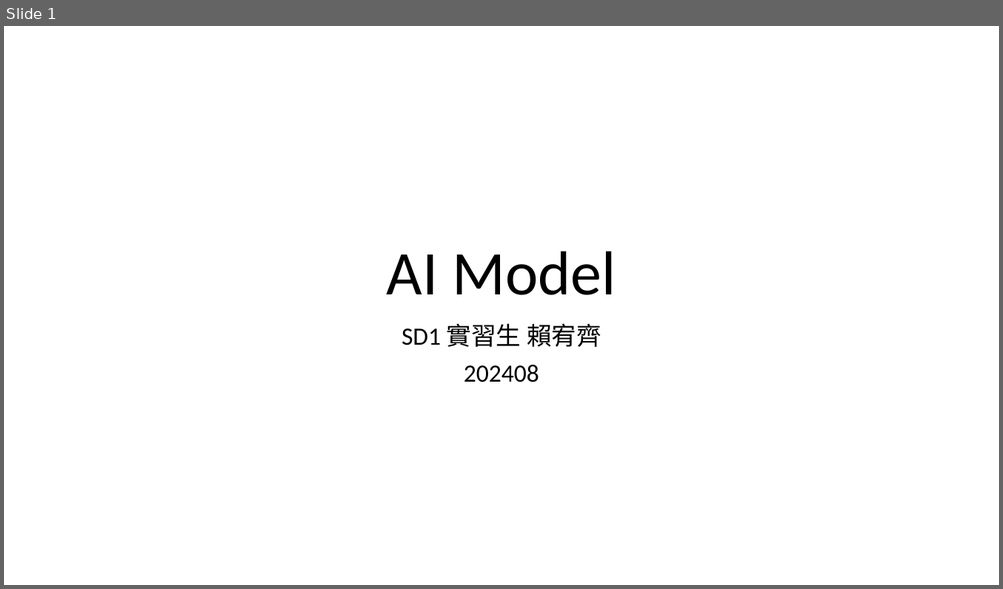
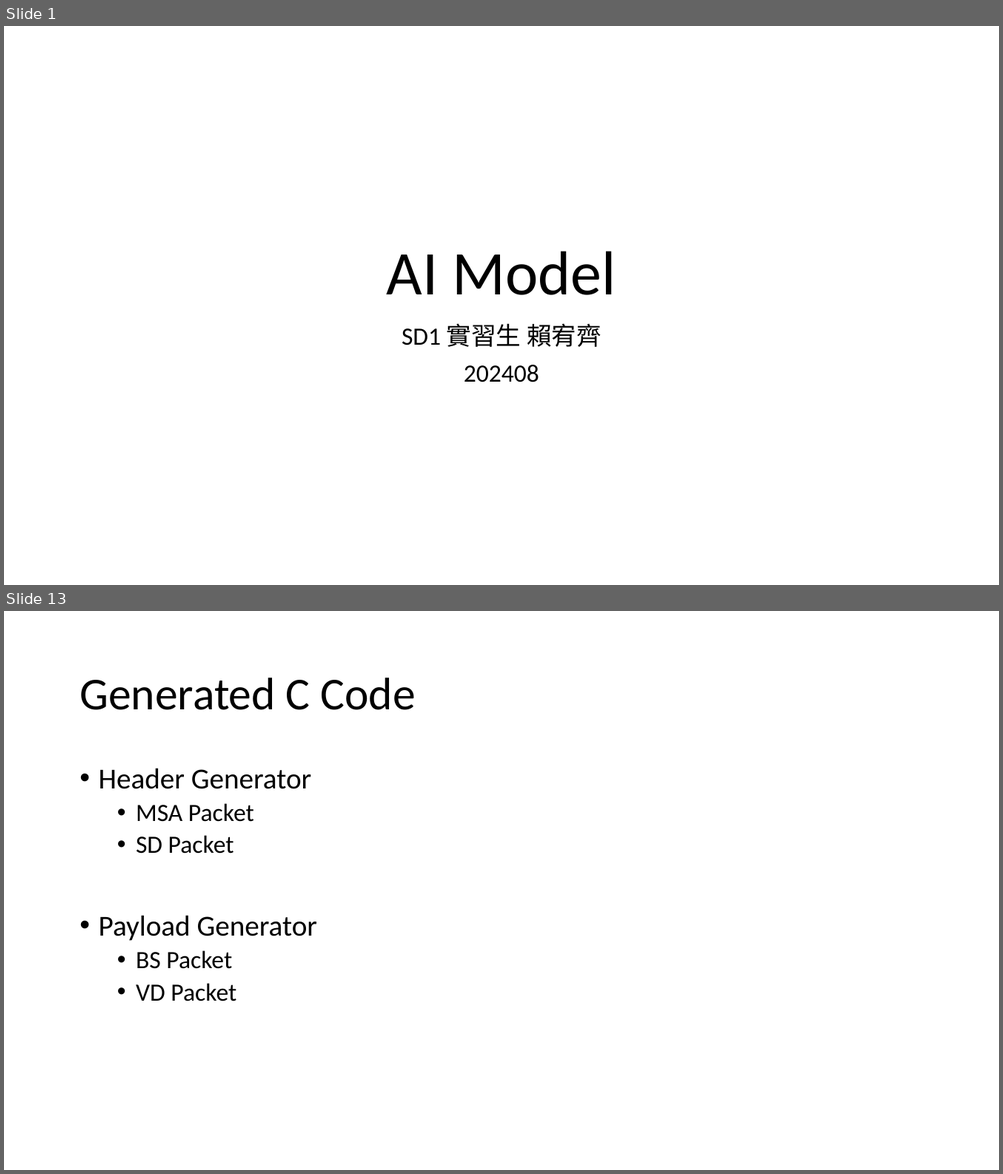
Before and after one commit to yqlai/CModel, a slide deck: 賴宥齊_AI.pptx. Shown one above the other, each under a label of ours: slide 1 before the commit, slides 1 and 13 after it; the slides between them are not shown. The pictures are 1003x589 and 1003x1174 pixels, drawn with LibreOffice and Linux fonts; fonts in the diff are those of the drawing. Boxes give left, top, right and bottom in pixels: in the first picture for what was removed or moved away, otherwise in the second. Text is boxed around its words. In the diff, an @@ line names an element or a change of style, - is before the commit and + after.

```diff
--- a/賴宥齊_AI.pptx
+++ b/賴宥齊_AI.pptx
@@ slide 13 added at [4,611,999,1170], background #FFFFFF @@
@@ title added at [79,678,415,710], 44 pt, text #000000 @@
+Generated C Code
@@ text added at [99,768,317,1002], 24 pt, text #000000 @@
+• Header Generator
+  • MSA Packet
+  • SD Packet
+• Payload Generator
+  • BS Packet
+  • VD Packet
```
Also in this commit, not shown: 9 slides changed, 7 other slides added, 1 slide removed, 10 other files.
